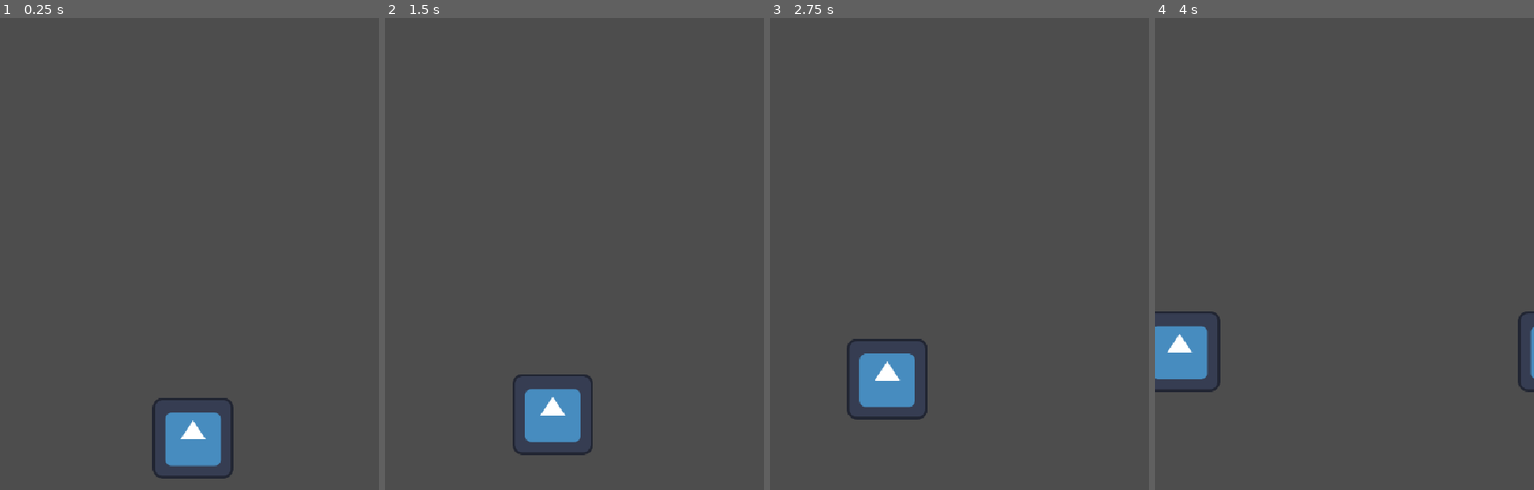
Above: before the commit, frames 1-4 (left to right).
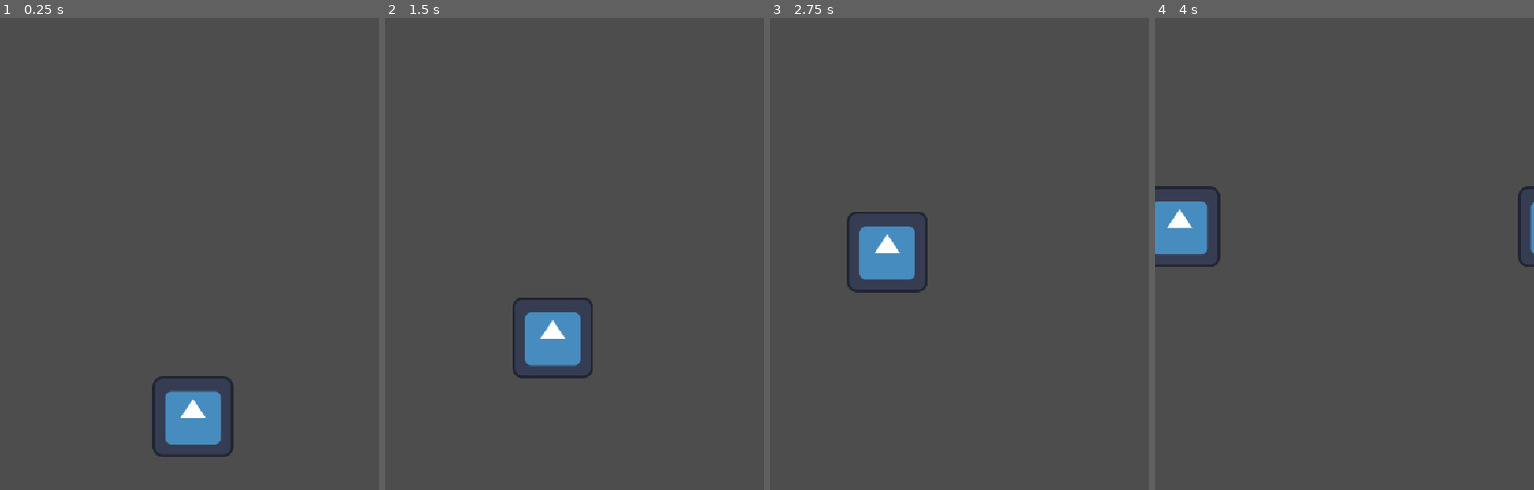
Above: after the commit, the same moments.

Repository: imLymei/mothers-day-game
Game: Godot game, scene res://Scenes/World/World.tscn
Same seed, same stepped clock (60 frames per second), same inputs: the game is played once before the commit and once after it. The engine's default icon, where the game draws it, is replaced by a stand-in: a white triangle on a blue panel in a dark square.
Inputs (mouse positions are in pixels of both pictures, inside the frame that each line leads up to):
- Up to frame 1 (0.25 s): no input
- Up to frame 2 (1.5 s): move the mouse to (657, 136) at 0.52 s; click (657, 136) at 0.67 s; drag from (498, 202) to (555, 296) at 1.27 s
- Up to frame 3 (2.75 s): move the mouse to (997, 27) at 2.02 s; click (997, 27) at 2.17 s
- Up to frame 4 (4 s): drag from (1325, 296) to (1230, 69) at 2.77 s; move the mouse to (1458, 263) at 3.52 s; click (1458, 263) at 3.67 s

The runs differ from the first frame. In frame 1, 2.1% of the frame differs, in the area x 40-62%, y 75-98%; in frame 2, 4.1%; in frame 3, 4.2%; in frame 4, 4.4%, in the area x 0-100%, y 35-80%.

Commit message:
feat: add basic modular platform scene

Diff:
--- /dev/null
+++ b/Scenes/Platform/StaticPlatform/StaticPlataform.gd
@@ -0,0 +1,12 @@
+extends StaticBody2D
+
+
+var width := 200
+
+@onready var collision_shape_2d: CollisionShape2D = %CollisionShape2D
+
+
+func _ready() -> void:
+	if collision_shape_2d.shape:
+		if collision_shape_2d.shape is RectangleShape2D:
+			collision_shape_2d.shape.size = Vector2(width, 20)
--- /dev/null
+++ b/Scenes/Platform/StaticPlatform/StaticPlataform.tscn
@@ -0,0 +1,15 @@
+[gd_scene load_steps=3 format=3 uid="uid://be031itnglunt"]
+
+[ext_resource type="Script" uid="uid://dg7ny5tvqpvvw" path="res://Scenes/Platform/StaticPlatform/StaticPlataform.gd" id="1_1cobi"]
+
+[sub_resource type="RectangleShape2D" id="RectangleShape2D_pl35g"]
+
+[node name="StaticPlataform" type="StaticBody2D"]
+script = ExtResource("1_1cobi")
+
+[node name="CollisionShape2D" type="CollisionShape2D" parent="."]
+unique_name_in_owner = true
+shape = SubResource("RectangleShape2D_pl35g")
+one_way_collision = true
+
+[node name="Polygon2D" type="Polygon2D" parent="."]
--- a/Scenes/Player/Player.gd
+++ b/Scenes/Player/Player.gd
@@ -1,8 +1,8 @@
 extends CharacterBody2D
 
 
-const GRAVITY = 900
-const JUMP_FORCE = 600
+const GRAVITY = 1200
+const JUMP_FORCE = 900
 const SPEED = 400
 
 var screen_size: Vector2
@@ -12,19 +12,26 @@
 var touch_index := -1  # To track which finger is being used
 
 @onready var sprite: Sprite2D = %Sprite
+@onready var collision_shape_2d: CollisionShape2D = %CollisionShape2D
 
 
 func _ready() -> void:
 	var left_sprite := sprite.duplicate() as Sprite2D
+	var left_collision_shape := collision_shape_2d.duplicate() as CollisionShape2D
 	var right_sprite := sprite.duplicate() as Sprite2D
+	var right_collision_shape := collision_shape_2d.duplicate() as CollisionShape2D
 
 	screen_size = get_viewport_rect().size
 
 	left_sprite.global_position.x = -screen_size.x
+	left_collision_shape.global_position.x = -screen_size.x
 	right_sprite.global_position.x = screen_size.x
+	right_collision_shape.global_position.x = screen_size.x
 
 	add_child(left_sprite)
+	add_child(left_collision_shape)
 	add_child(right_sprite)
+	add_child(right_collision_shape)
 
 
 func _physics_process(delta: float) -> void:
--- a/Scenes/Player/Player.tscn
+++ b/Scenes/Player/Player.tscn
@@ -14,4 +14,5 @@
 texture = ExtResource("1_s0eop")
 
 [node name="CollisionShape2D" type="CollisionShape2D" parent="."]
+unique_name_in_owner = true
 shape = SubResource("RectangleShape2D_s0eop")
--- a/Scenes/World/World.tscn
+++ b/Scenes/World/World.tscn
@@ -1,7 +1,8 @@
-[gd_scene load_steps=4 format=3 uid="uid://2br3kn32w0pd"]
+[gd_scene load_steps=5 format=3 uid="uid://2br3kn32w0pd"]
 
 [ext_resource type="PackedScene" uid="uid://dwkl5axyrlrce" path="res://Scenes/Player/Player.tscn" id="1_0nbjp"]
 [ext_resource type="Script" uid="uid://cqwxdx7ix6chh" path="res://Scenes/World/World.gd" id="1_xf6vi"]
+[ext_resource type="PackedScene" uid="uid://be031itnglunt" path="res://Scenes/Platform/StaticPlatform/StaticPlataform.tscn" id="3_ouhkt"]
 
 [sub_resource type="RectangleShape2D" id="RectangleShape2D_0nbjp"]
 size = Vector2(612, 20)
@@ -20,3 +21,6 @@
 
 [node name="Camera2D" type="Camera2D" parent="."]
 unique_name_in_owner = true
+
+[node name="StaticPlataform" parent="." instance=ExtResource("3_ouhkt")]
+position = Vector2(209, -260)
Not shown, added: Scenes/Platform/StaticPlatform/StaticPlataform.gd.uid
